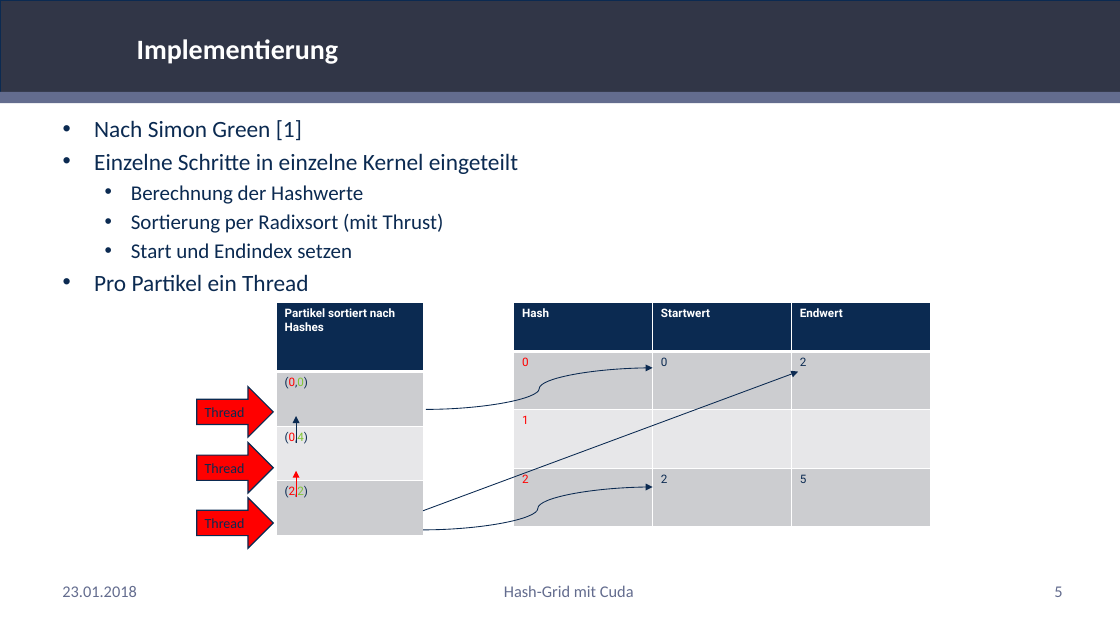
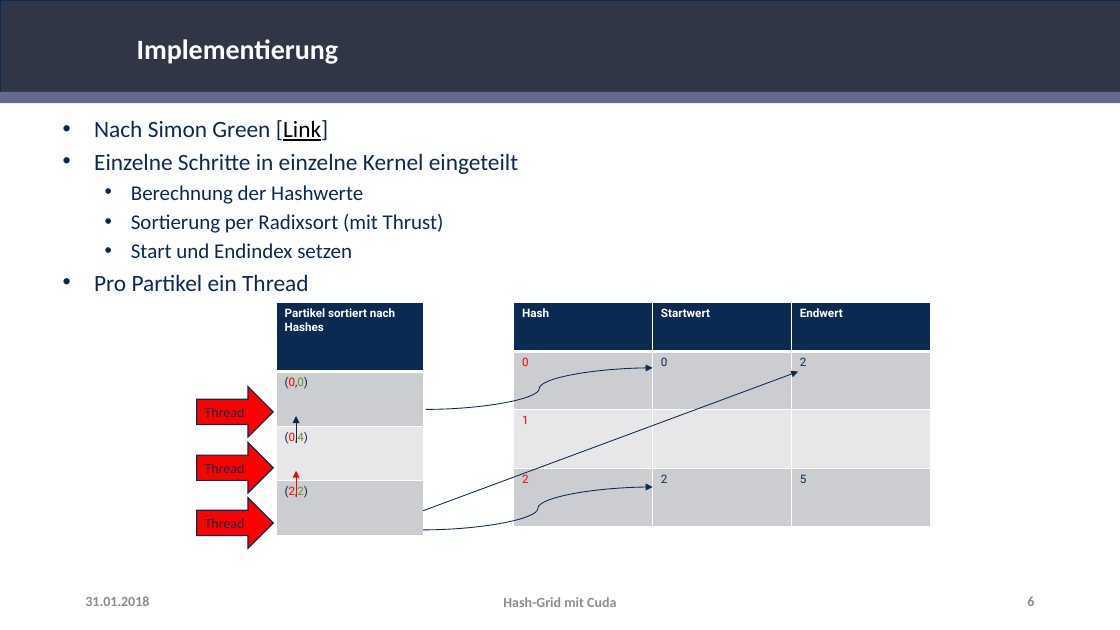
Before and after one commit to RemkeTUD/CUDA-Project-Hash-Grid, a slide deck: slide 6 of Präsentation.pptx (slide 5 before the commit). Drawn at 1120x630 pixels with LibreOffice and Linux fonts; fonts in the diff are those of the drawing; background and template pictures are left out. Boxes give left, top, right and bottom in pixels: in the first picture for what was removed or moved away, otherwise in the second. Text is boxed around its words. In the diff, an @@ line names an element or a change of style, - is before the commit and + after.

```diff
--- a/Präsentation.pptx
+++ b/Präsentation.pptx
@@ text at (94,120,329,141): text changed @@
-• Nach Simon Green [1]
+• Nach Simon Green [Link]
@@ table at (276,302,423,550) @@
@@ text colour #80C535 to #609428 in "(0,0)", "(0,4)", "(2,2)" @@
@@ text "31.01.2018" at (85,596,149,606): vertical alignment top to middle @@
@@ text at (85,596,149,606): text changed; size 14 to 12 pt; text colour #636C8E to #8C8E98 @@
-23.01.2018
+31.01.2018
@@ text "Hash-Grid mit Cuda": place and size @@
-text "Hash-Grid mit Cuda" at (504,585,634,597)
+text "Hash-Grid mit Cuda" at (503,597,616,607)
@@ text "Hash-Grid mit Cuda" at (503,597,616,607): size 14 to 12 pt, text colour #636C8E to #8C8E98; vertical alignment top to middle @@
@@ page number added at (1027,596,1034,606), 12 pt, text #8C8E98 @@
+6
@@ page number removed at (1054,586,1062,597) @@
-5
```
Also in this commit, not shown: 12 other slides changed, 5 slides added.
